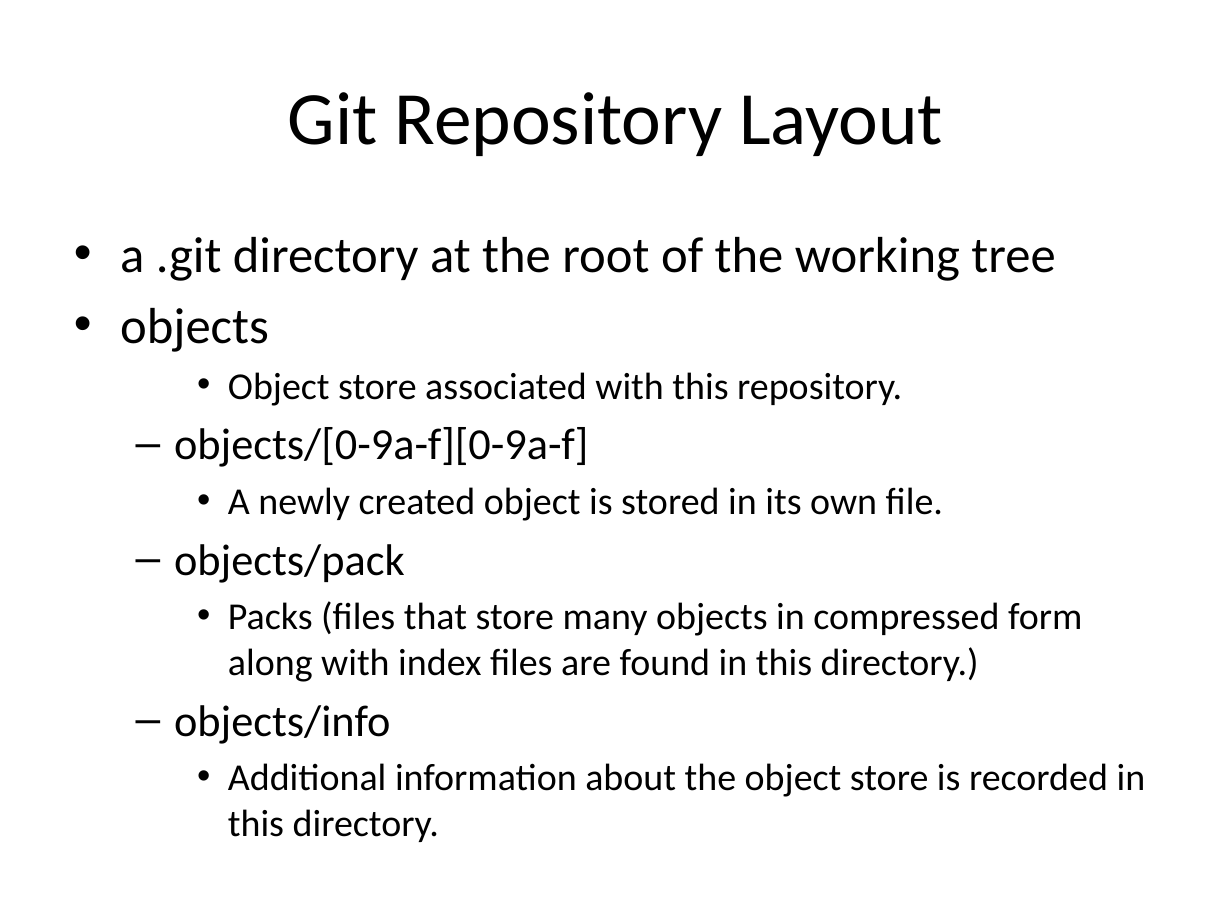
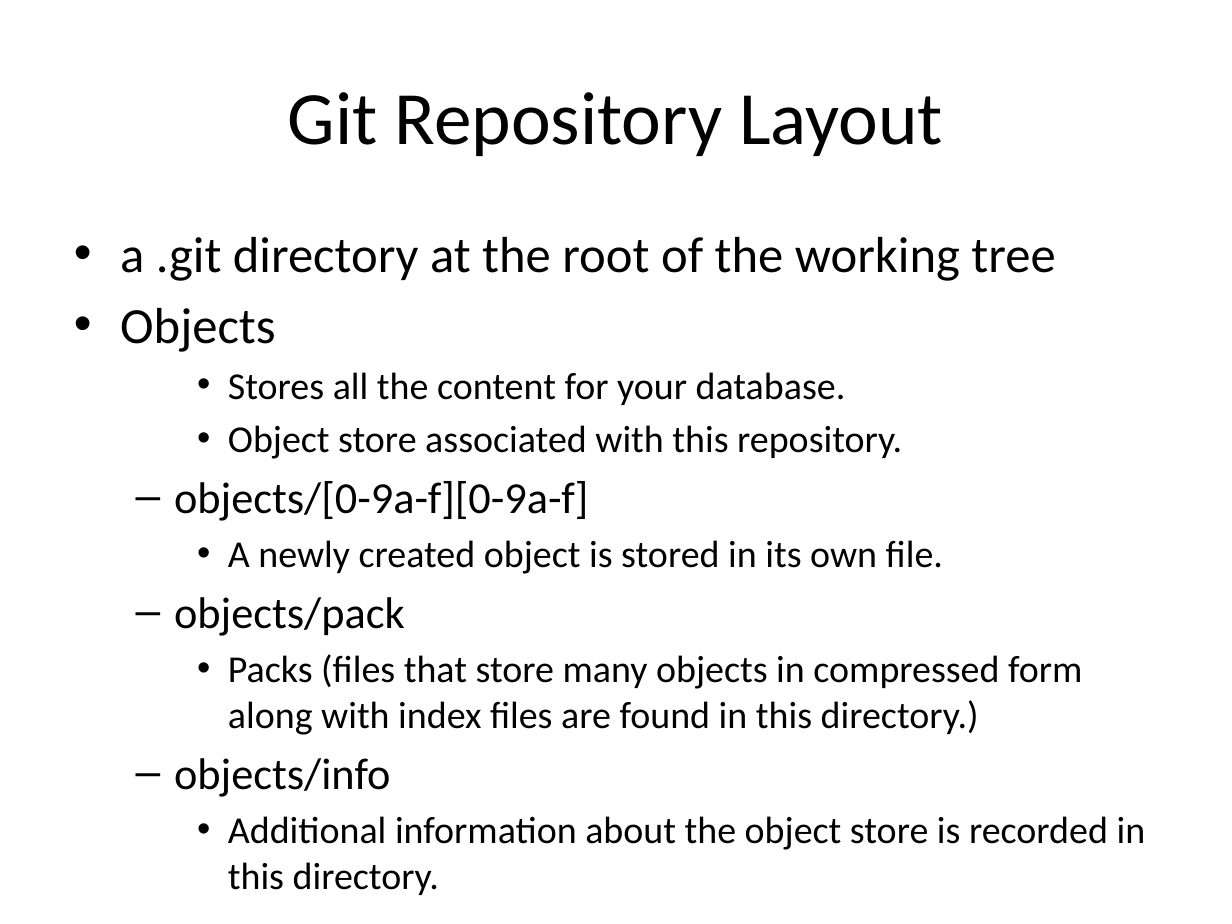
Before and after one commit to jigarmehta1999/Udemy-Git-Recordings, a slide deck: slide 1 of 8-Git Repository Layout.pptx. Drawn at 1232x924 pixels with LibreOffice and Linux fonts; fonts in the diff are those of the drawing. Boxes give left, top, right and bottom in pixels: in the first picture for what was removed or moved away, otherwise in the second. Text is boxed around its words. In the diff, an @@ line names an element or a change of style, - is before the commit and + after.

Commit message:
Updated Tutotials content

```diff
--- a/8-Git Repository Layout.pptx
+++ b/8-Git Repository Layout.pptx
@@ text at box(120, 308, 846, 405): text changed; size 29.6 to 22.2 pt @@
-• objects
+• Objects
+    • Stores all the content for your database.
```
Also in this commit, not shown: 3 other slides changed, 3 other files.
